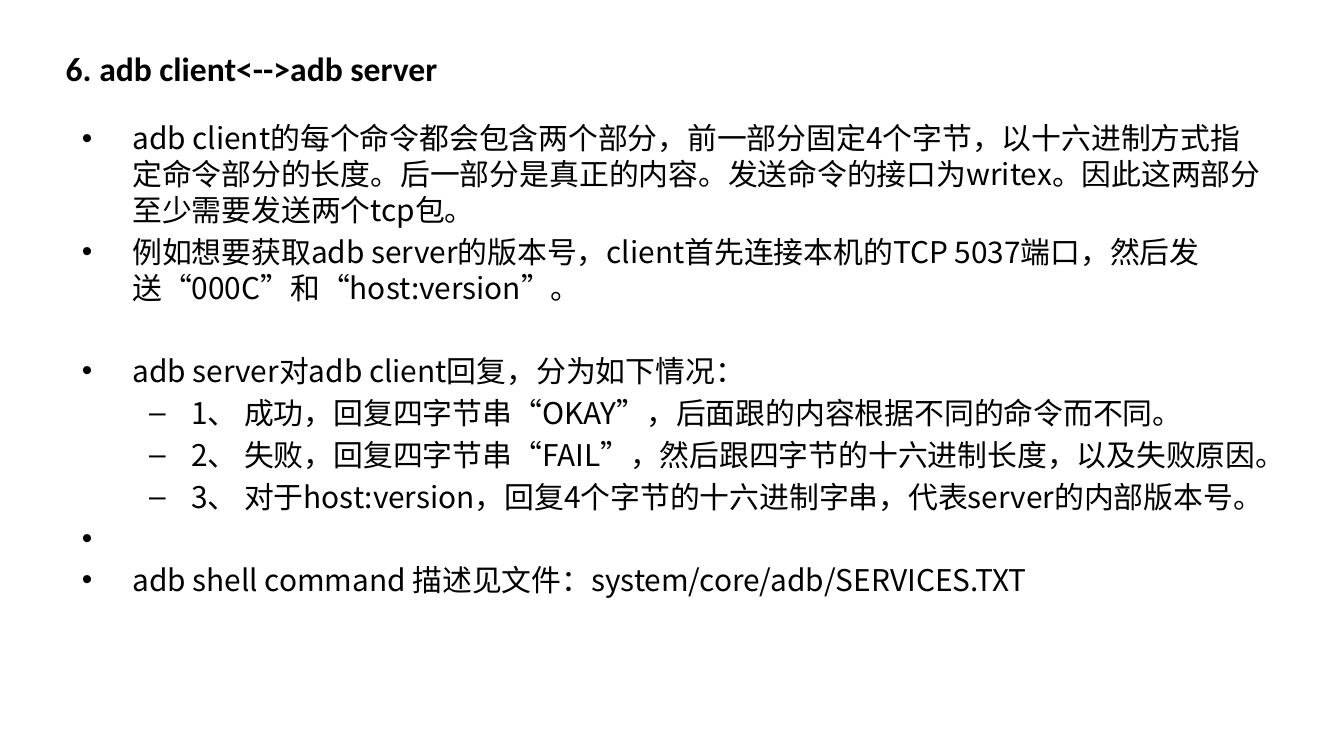
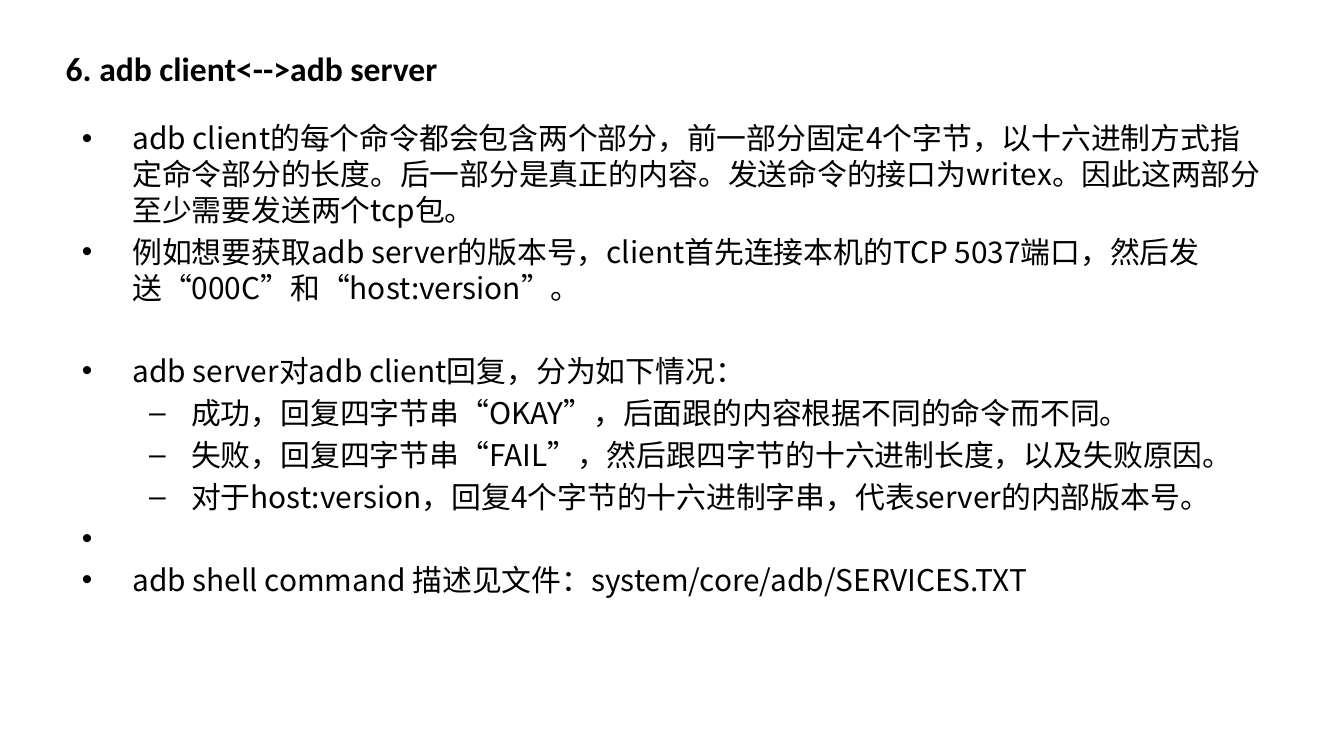
Before and after one commit to phybio/adb, a slide deck: slide 17 of adb.pptx. Drawn at 1344x756 pixels with LibreOffice and Linux fonts; fonts in the diff are those of the drawing; background and template pictures are left out. Boxes give left, top, right and bottom in pixels: in the first picture for what was removed or moved away, otherwise in the second. Text is boxed around its words. In the diff, an @@ line names an element or a change of style, - is before the commit and + after.

```diff
--- a/adb.pptx
+++ b/adb.pptx
@@ text at bbox=[191, 399, 1232, 511]: text changed @@
-  – 1、 成功，回复四字节串“OKAY”，后面跟的内容根据不同的命令而不同。
-  – 2、 失败，回复四字节串“FAIL”，然后跟四字节的十六进制长度，以及失败原因。
-  – 3、 对于host:version，回复4个字节的十六进制字串，代表server的内部版本号。
+  – 成功，回复四字节串“OKAY”，后面跟的内容根据不同的命令而不同。
+  – 失败，回复四字节串“FAIL”，然后跟四字节的十六进制长度，以及失败原因。
+  – 对于host:version，回复4个字节的十六进制字串，代表server的内部版本号。
```
Also in this commit, not shown: 6 other slides changed.
